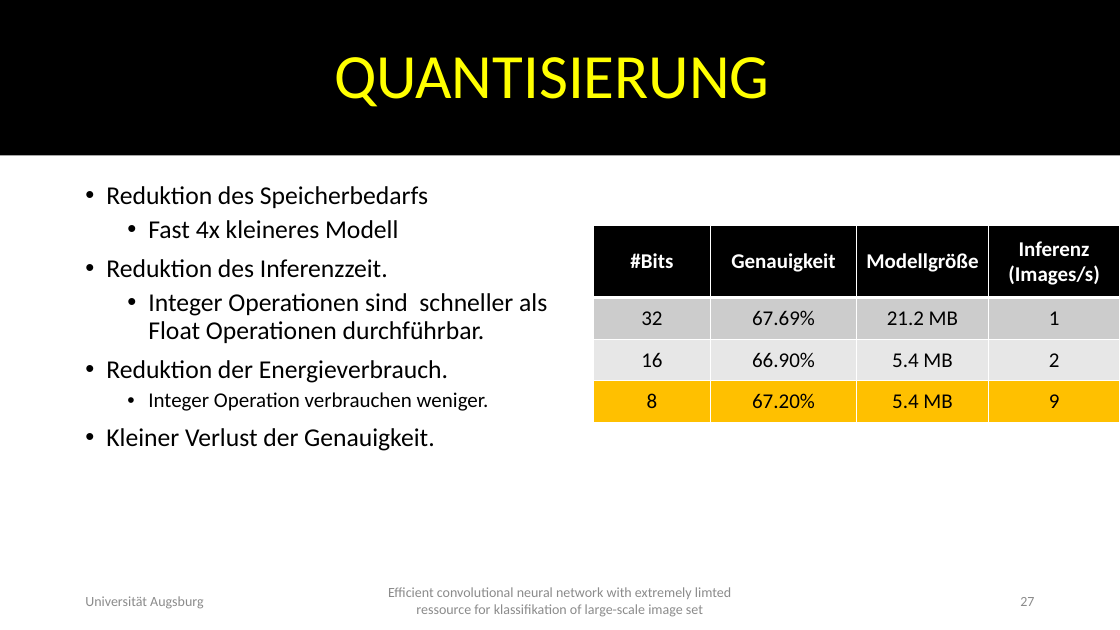
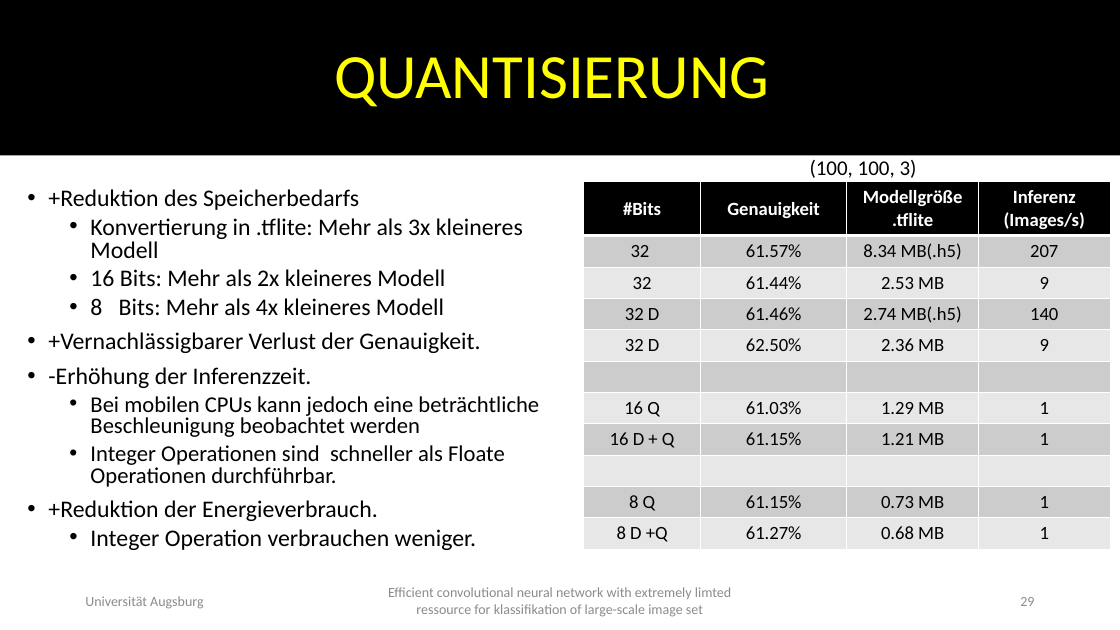
Before and after one commit to TEMKENG/Programme, a slide deck: slide 29 of bachelorarbeit-vorlage/Efficient convolutional neural network with extremely limted ressource.pptx (slide 27 before the commit). Drawn at 1120x630 pixels with LibreOffice and Linux fonts; fonts in the diff are those of the drawing. Boxes give left, top, right and bottom in pixels: in the first picture for what was removed or moved away, otherwise in the second. Text is boxed around its words. In the diff, an @@ line names an element or a change of style, - is before the commit and + after.

```diff
--- a/bachelorarbeit-vorlage/Efficient convolutional neural network with extremely limted ressource.pptx
+++ b/bachelorarbeit-vorlage/Efficient convolutional neural network with extremely limted ressource.pptx
@@ text "+Reduktion des Speicherbedarfs": place and size @@
-text "+Reduktion des Speicherbedarfs" at [106,186,547,451]
+text "+Reduktion des Speicherbedarfs" at [48,189,539,550]
@@ text added at [810,160,917,178], 18 pt, text #000000 @@
+(100, 100, 3)
@@ text at [48,189,539,521]: text changed; size 22 to 20.4 pt @@
-• Reduktion des Speicherbedarfs
-  • Fast 4x kleineres Modell
-• Reduktion des Inferenzzeit.
-  • Integer Operationen sind schneller als Float Operationen durchführbar.
-• Reduktion der Energieverbrauch.
+• +Reduktion des Speicherbedarfs
+  • Konvertierung in .tflite: Mehr als 3x kleineres Modell
+  • 16 Bits: Mehr als 2x kleineres Modell
+  • 8 Bits: Mehr als 4x kleineres Modell
+• +Vernachlässigbarer Verlust der Genauigkeit.
+• -Erhöhung der Inferenzzeit.
+  • Bei mobilen CPUs kann jedoch eine beträchtliche Beschleunigung beobachtet werden
+  • Integer Operationen sind schneller als Floate Operationen durchführbar.
+• +Reduktion der Energieverbrauch.
@@ table at [584,181,1111,549] @@
-row 1: #Bits | Genauigkeit | Modellgröße | Inferenz / (Images/s)
-row 2: 32 | 67.69% | 21.2 MB | 1
-row 3: 16 | 66.90% | 5.4 MB | 2
-row 4: 8 | 67.20% | 5.4 MB | 9
+row 1: #Bits | Genauigkeit | Modellgröße / .tflite | Inferenz / (Images/s)
+row 2: 32 | 61.57% | 8.34 MB(.h5) | 207
+row 3: 32 | 61.44% | 2.53 MB | 9
+row 4: 32 D | 61.46% | 2.74 MB(.h5) | 140
+row 5: 32 D | 62.50% | 2.36 MB | 9
+row 6:  |  |  | 
+row 7: 16 Q | 61.03% | 1.29 MB | 1
+row 8: 16 D + Q | 61.15% | 1.21 MB | 1
+row 9:  |  |  | 
+row 10: 8 Q | 61.15% | 0.73 MB | 1
+row 11: 8 D +Q | 61.27% | 0.68 MB | 1
@@ table: place and size @@
-table at [594,226,1120,423]
+table at [584,181,1111,549]
@@ text at [106,428,434,451]: paragraph removed @@
-• Kleiner Verlust der Genauigkeit.
@@ text at [90,529,476,550]: size 18 to 20.4 pt in "Integer Operation verbrauchen weniger."; line spacing 0.9 to 0.8 @@
@@ page number at [1020,597,1034,606]: text changed @@
-27
+29
```
Also in this commit, not shown: 11 other slides changed, 4 slides added, 11 other files.
